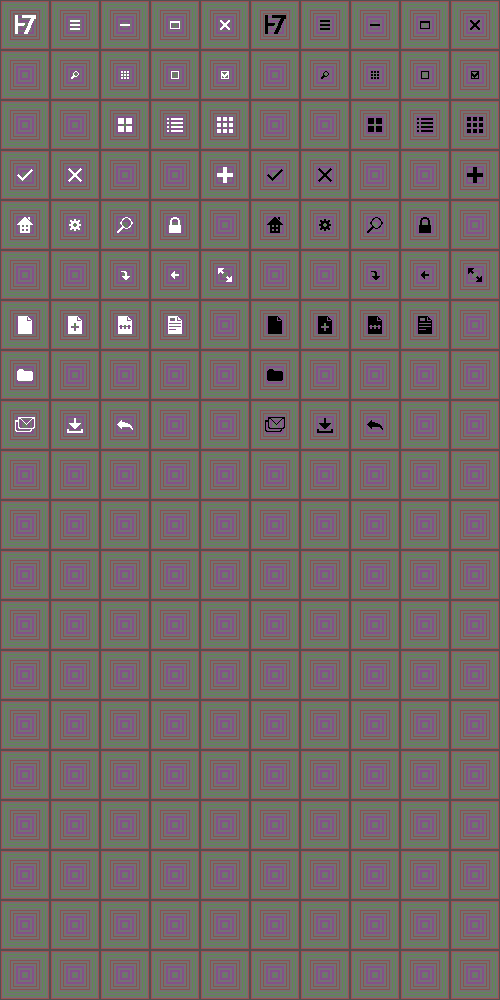
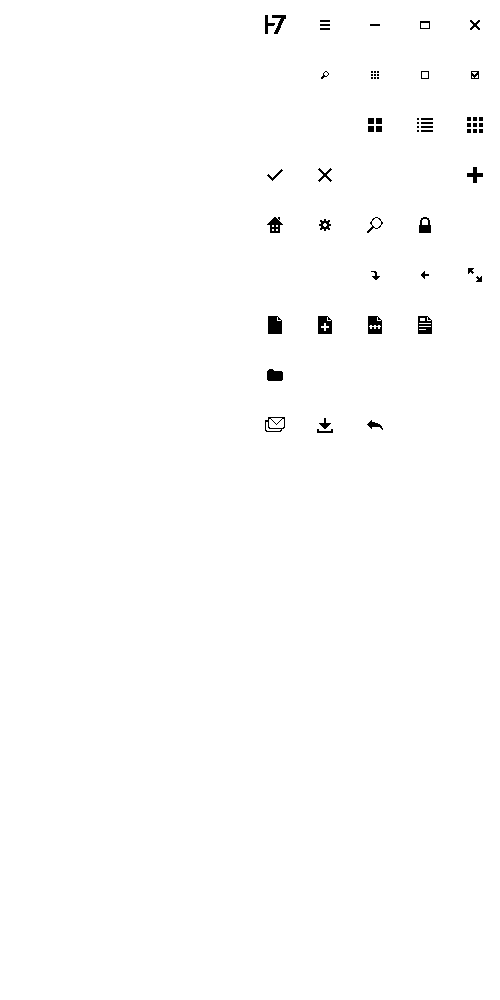
Layered file, before and after one edit (500 x 1000). Changes by layer:
removed layer "Слой 52" over [15, 15, 483, 433]
added layer "Слой 53" above "star" over [15, 15, 483, 433]
hid "Слой 2" over [0, 0, 500, 1000]
hid "Слой 1" over [0, 0, 500, 1000]
